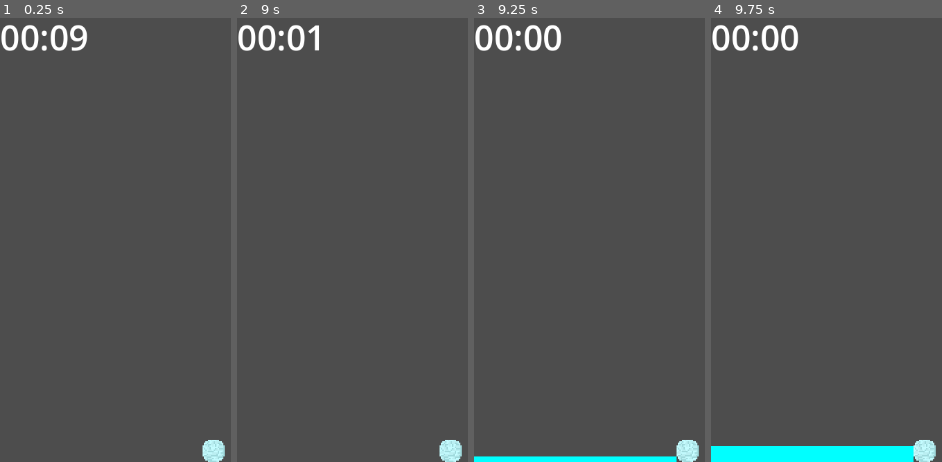
Above: before the commit, frames 1-4 (left to right).
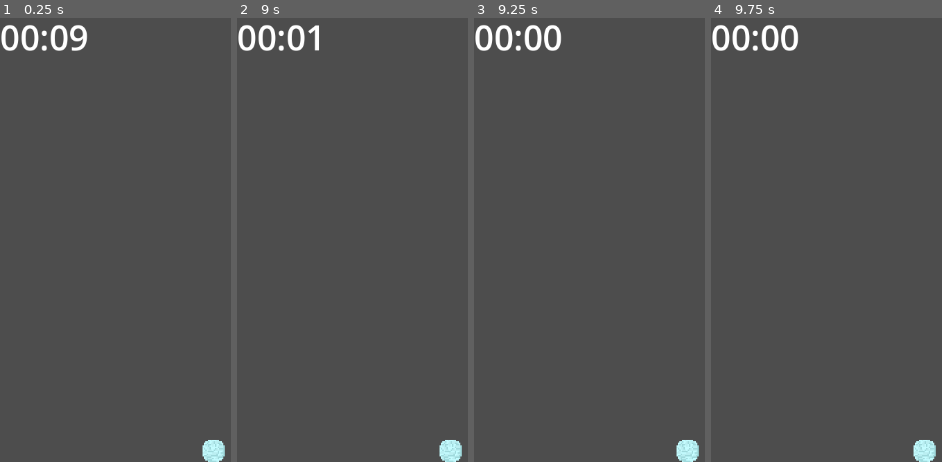
Above: after the commit, the same moments.

Repository: Paradox694/Aerial-Survivor
Game: Godot game, scene res://Main.tscn
Two runs of this game, one before a commit and one after it. Both use one fixed random seed, a clock stepped at 60 frames per second and the inputs below.
Inputs:
- Up to frame 1 (0.25 s): no input
- Up to frame 2 (9 s): tap Enter at 0.5, 2.75, 5 s; tap Space at 2, 3.5, 5.75 s
- Up to frame 3 (9.25 s): no input
- Up to frame 4 (9.75 s): no input

Frames 1-2 are identical in both runs. In frame 3, 1.2% of the frame differs, in the area x 0-88%, y 98-100%; in frame 4, 3.2%, in the area x 0-88%, y 96-100%.

Commit message:
Attempt at using the fill row function

Diff:
--- a/Grid/MainGridSystem.gd
+++ b/Grid/MainGridSystem.gd
@@ -1,6 +1,6 @@
 extends Node2D
 
-
+signal fill
 
 #array of all the textures
 @export var cloudTextures : Array[Texture2D]
@@ -29,6 +29,10 @@
 #extra varibles for the fallingBlockGrid
 var FBGReferenceLocation : Vector2i
 var FBGDropReset : bool = false
+
+func _ready():
+
+	pass
 
 func _init():
 	#setting the main grid to correct size and filling it
--- a/Main.tscn
+++ b/Main.tscn
@@ -6,13 +6,13 @@
 
 [node name="Node2D" type="Node2D"]
 
+[node name="WaterTimer" parent="." instance=ExtResource("2_fw2ar")]
+
 [node name="Water" parent="." instance=ExtResource("1_dtgib")]
 position = Vector2(0, 648)
 
-[node name="WaterTimer" parent="." instance=ExtResource("2_fw2ar")]
+[node name="Node2D" parent="Water" instance=ExtResource("3_y60md")]
+position = Vector2(158, -293)
 
-[node name="Node2D" parent="." instance=ExtResource("3_y60md")]
-position = Vector2(158, 355)
-
+[connection signal="rise" from="WaterTimer" to="Water" method="_on_water_timer_rise"]
 [connection signal="stop" from="Water" to="WaterTimer" method="_on_water_stop"]
-[connection signal="rise" from="WaterTimer" to="Water" method="_on_water_timer_rise"]
--- a/Water/Water.gd
+++ b/Water/Water.gd
@@ -2,7 +2,12 @@
 
 signal stop
 
+signal fill
+
 @onready var polygon_2d = $Polygon2D
+
+# part of the first attempt
+#const gridSystem := preload("res://Grid/MainGridSystem.gd")
 
 # Called when the node enters the scene tree for the first time.
 func _ready():
@@ -14,6 +19,16 @@
 		emit_signal("stop")
 
 func _on_water_timer_rise():
-	polygon_2d.position.y = polygon_2d.position.y - 0.5
+	# original way of moving the water
+	# polygon_2d.position.y = polygon_2d.position.y - 0.5
+
+	# first attempt at moving the water via preloading
+	# var instance = gridSystem.new()
+	# instance.MainGridRowFill(0,1)
+
+	# second attempt
+	var p = get_node("Node2D/MainGrid")
+	p.MainGridRowFill(0,1)
+
 	print("The water is rising")
 	print(polygon_2d.position.y)
